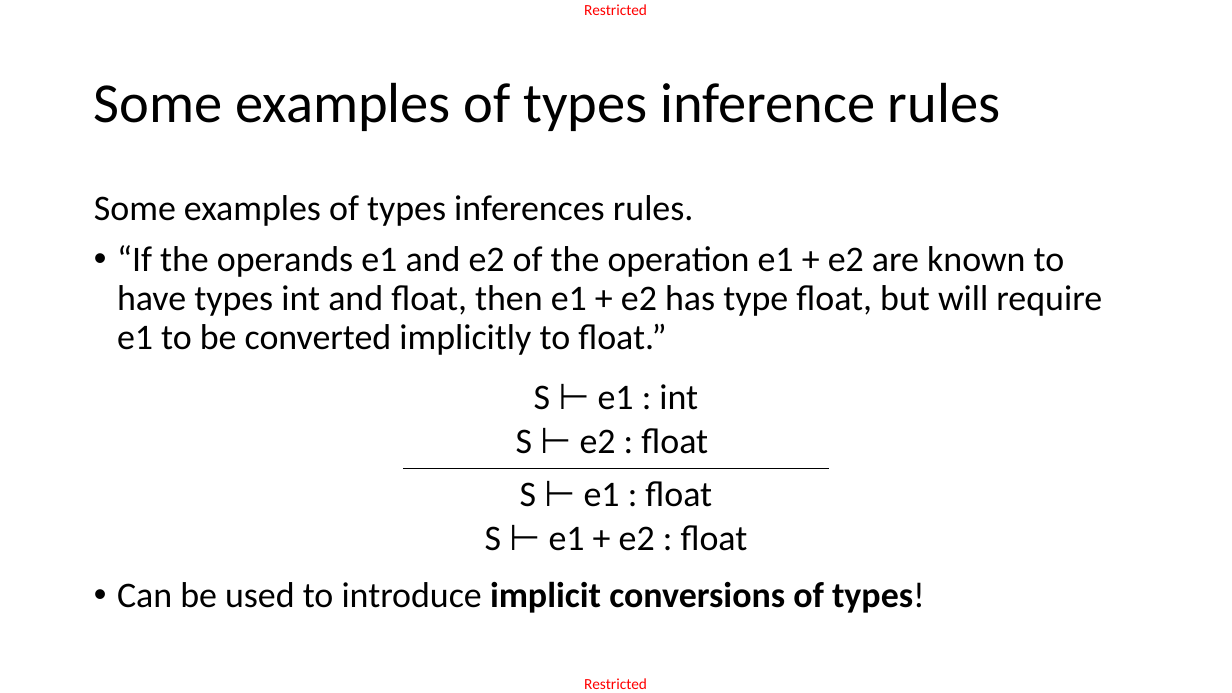
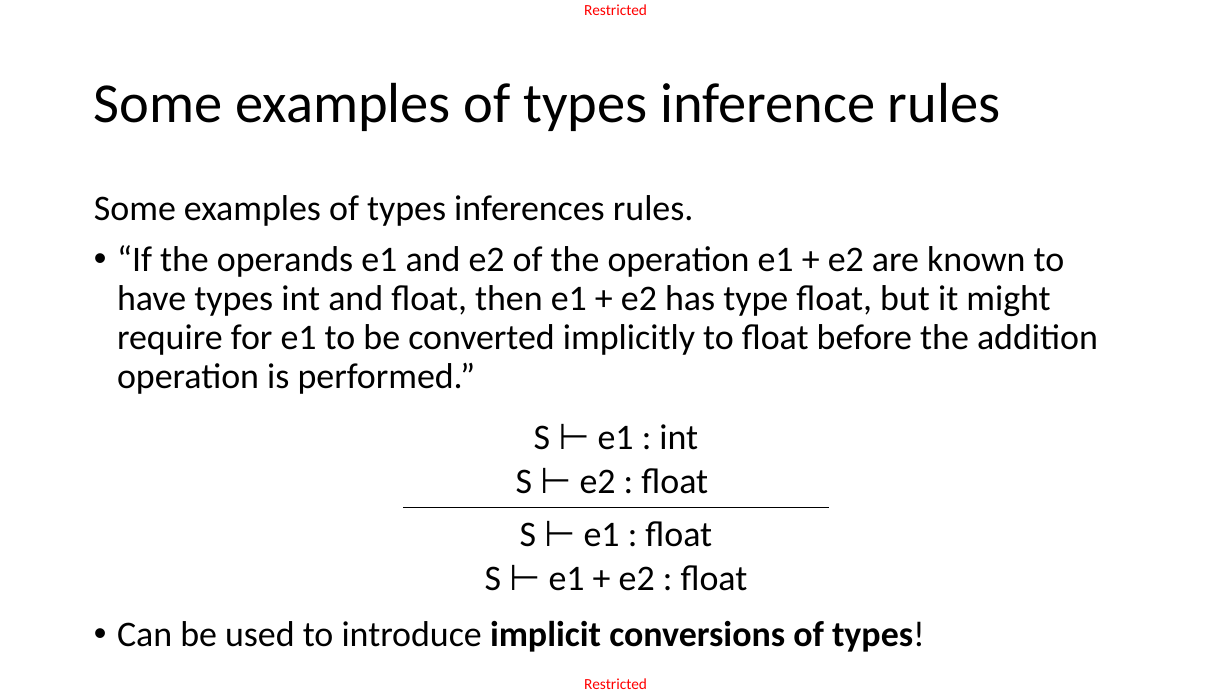
Before and after one commit to matthieudemari/SUTD_PLC_50_051, a slide deck: slide 31 of W11/W11S3 - Sem2/W11S3.pptx. Drawn at 1232x693 pixels with LibreOffice and Linux fonts; fonts in the diff are those of the drawing. Boxes give left, top, right and bottom in pixels: in the first picture for what was removed or moved away, otherwise in the second. Text is boxed around its words. In the diff, an @@ line names an element or a change of style, - is before the commit and + after.

```diff
--- a/W11/W11S3 - Sem2/W11S3.pptx
+++ b/W11/W11S3 - Sem2/W11S3.pptx
@@ text at [117,245,1098,394]: text changed @@
-• “If the operands e1 and e2 of the operation e1 + e2 are known to have types int and float, then e1 + e2 has type float, but will require e1 to be converted implicitly to float.”
+• “If the operands e1 and e2 of the operation e1 + e2 are known to have types int and float, then e1 + e2 has type float, but it might require for e1 to be converted implicitly to float before the addition operation is performed.”
@@ table: place and size @@
-table at [403,371,828,562]
+table at [403,410,828,602]
```
Also in this commit, not shown: 9 other slides changed, 22 other files.
